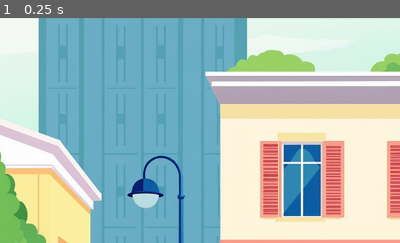
Above: before the commit, frame 1.
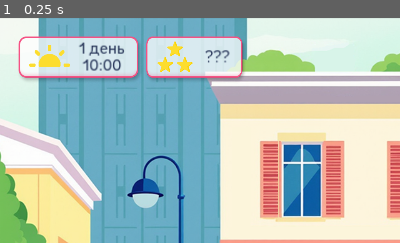
Above: after the commit, the same moment.

Repository: EkaterinaKugot/CozyCup
Game: Godot game, scene res://scenes/menu.tscn
Two runs of this game, one before a commit and one after it. Both use one fixed random seed, a clock stepped at 60 frames per second and the inputs below.
Inputs:
- Up to frame 1 (0.25 s): no input
The pictures show only the part of the screen within x 0-50%, y 0-50%; the shares and areas given below are measured in that part.

The runs differ from the first frame. In frame 1, 9.8% of the frame differs, in the area x 4-61%, y 8-28%.

Commit message:
Added panels with information

Diff:
--- /dev/null
+++ b/assets/themes/label.tres
@@ -0,0 +1,8 @@
+[gd_resource type="Theme" load_steps=2 format=3 uid="uid://c4tabrpgy32o7"]
+
+[ext_resource type="FontFile" uid="uid://uai4bjll1pc1" path="res://assets/fonts/Moderustic-Regular.ttf" id="1_y3r8a"]
+
+[resource]
+Label/colors/font_color = Color(0.12549, 0.180392, 0.321569, 1)
+Label/font_sizes/font_size = 24
+Label/fonts/font = ExtResource("1_y3r8a")
--- a/project.godot
+++ b/project.godot
@@ -22,6 +22,10 @@
 window/stretch/mode="canvas_items"
 window/stretch/aspect="expand"
 
+[gui]
+
+theme/custom="res://assets/themes/label.tres"
+
 [rendering]
 
 renderer/rendering_method="mobile"
--- a/scenes/game_elements/hud.tscn
+++ b/scenes/game_elements/hud.tscn
@@ -1,16 +1,18 @@
-[gd_scene load_steps=29 format=3 uid="uid://bprqmeqewkl7i"]
+[gd_scene load_steps=34 format=3 uid="uid://bprqmeqewkl7i"]
 
 [ext_resource type="Script" path="res://scripts/hud.gd" id="1_6ufo0"]
 [ext_resource type="Texture2D" uid="uid://d3o3g53rp42k8" path="res://assets/buttons/ready/Levels-Idle.png" id="2_8o5h3"]
-[ext_resource type="Texture2D" uid="uid://x4elm1wip7g8" path="res://assets/custom_ui/money_part1.png" id="2_inymy"]
-[ext_resource type="FontFile" uid="uid://uai4bjll1pc1" path="res://assets/fonts/Moderustic-Regular.ttf" id="3_bq4e7"]
+[ext_resource type="Texture2D" uid="uid://x4elm1wip7g8" path="res://assets/custom_ui/сurrency_panel1.png" id="2_inymy"]
 [ext_resource type="Texture2D" uid="uid://pe7ut1bglwjh" path="res://assets/buttons/ready/Levels-Click.png" id="3_ov3og"]
-[ext_resource type="Texture2D" uid="uid://c65w4lmqn7u0" path="res://assets/custom_ui/money_part2.png" id="3_u1a13"]
+[ext_resource type="Texture2D" uid="uid://c65w4lmqn7u0" path="res://assets/custom_ui/сurrency_panel2.png" id="3_u1a13"]
 [ext_resource type="Texture2D" uid="uid://c51t6ui5sjq7g" path="res://assets/icons/wallet.png" id="4_2nyt5"]
 [ext_resource type="PackedScene" uid="uid://dg81uujaakw1n" path="res://scenes/game_elements/dropping_menu.tscn" id="4_arens"]
 [ext_resource type="Texture2D" uid="uid://cqmve1yby7eg0" path="res://assets/icons/diamond.png" id="6_difm8"]
 [ext_resource type="Texture2D" uid="uid://bmjw6bkfnvbtb" path="res://assets/buttons/ready/add_diamod_idle.png" id="7_rqvsb"]
 [ext_resource type="Texture2D" uid="uid://bpiorlx61fb4q" path="res://assets/buttons/ready/add_diamod_click.png" id="8_dp3d2"]
+[ext_resource type="Texture2D" uid="uid://bqmkjylljvhev" path="res://assets/custom_ui/info_panel.png" id="11_hyohb"]
+[ext_resource type="Texture2D" uid="uid://y5yhdnbf6odf" path="res://assets/icons/sunset.png" id="12_dme7n"]
+[ext_resource type="Texture2D" uid="uid://tq1ahgjbl5vn" path="res://assets/icons/rating.png" id="12_owken"]
 
 [sub_resource type="StyleBoxEmpty" id="StyleBoxEmpty_pmesg"]
 
@@ -63,6 +65,17 @@
 Button/styles/hover = SubResource("StyleBoxTexture_2316s")
 Button/styles/normal = SubResource("StyleBoxTexture_svkye")
 Button/styles/pressed = SubResource("StyleBoxTexture_qe4fl")
+
+[sub_resource type="StyleBoxTexture" id="StyleBoxTexture_onpss"]
+texture = ExtResource("11_hyohb")
+expand_margin_left = 4.0
+expand_margin_top = 3.0
+expand_margin_right = 10.0
+expand_margin_bottom = 11.0
+
+[sub_resource type="StyleBoxEmpty" id="StyleBoxEmpty_wasl2"]
+
+[sub_resource type="StyleBoxEmpty" id="StyleBoxEmpty_kt844"]
 
 [sub_resource type="Animation" id="Animation_fr6rt"]
 length = 0.001
@@ -130,38 +143,40 @@
 grow_vertical = 2
 mouse_filter = 2
 
-[node name="MarginContainer" type="MarginContainer" parent="HeaderControl"]
-layout_mode = 1
-anchors_preset = 10
+[node name="MarginRight" type="MarginContainer" parent="HeaderControl"]
+layout_mode = 1
+anchors_preset = 1
+anchor_left = 1.0
 anchor_right = 1.0
+offset_left = -590.0
 offset_bottom = 132.0
-grow_horizontal = 2
+grow_horizontal = 0
 theme_override_constants/margin_left = 30
 theme_override_constants/margin_top = 30
 theme_override_constants/margin_right = 30
 theme_override_constants/margin_bottom = 30
 
-[node name="Header" type="HBoxContainer" parent="HeaderControl/MarginContainer"]
+[node name="Header" type="HBoxContainer" parent="HeaderControl/MarginRight"]
 layout_mode = 2
 size_flags_horizontal = 8
 size_flags_vertical = 0
 theme_override_constants/separation = 10
 
-[node name="MoneyPanel" type="PanelContainer" parent="HeaderControl/MarginContainer/Header"]
+[node name="MoneyPanel" type="PanelContainer" parent="HeaderControl/MarginRight/Header"]
 custom_minimum_size = Vector2(200, 72)
 layout_mode = 2
 size_flags_horizontal = 8
 size_flags_vertical = 0
 theme_override_styles/panel = SubResource("StyleBoxEmpty_pmesg")
 
-[node name="TextPanel" type="Panel" parent="HeaderControl/MarginContainer/Header/MoneyPanel"]
+[node name="TextPanel" type="Panel" parent="HeaderControl/MarginRight/Header/MoneyPanel"]
 custom_minimum_size = Vector2(160, 61)
 layout_mode = 2
 size_flags_horizontal = 8
 size_flags_vertical = 4
 theme_override_styles/panel = SubResource("StyleBoxTexture_6xf34")
 
-[node name="Label" type="Label" parent="HeaderControl/MarginContainer/Header/MoneyPanel/TextPanel"]
+[node name="Label" type="Label" parent="HeaderControl/MarginRight/Header/MoneyPanel/TextPanel"]
 layout_mode = 1
 anchors_preset = 8
 anchor_left = 0.5
@@ -174,18 +189,15 @@
 offset_bottom = 15.0
 grow_horizontal = 2
 grow_vertical = 2
-theme_override_colors/font_color = Color(0.12549, 0.180392, 0.321569, 1)
-theme_override_fonts/font = ExtResource("3_bq4e7")
-theme_override_font_sizes/font_size = 24
 text = "100"
 
-[node name="IconPanel" type="Panel" parent="HeaderControl/MarginContainer/Header/MoneyPanel"]
+[node name="IconPanel" type="Panel" parent="HeaderControl/MarginRight/Header/MoneyPanel"]
 custom_minimum_size = Vector2(72, 72)
 layout_mode = 2
 size_flags_horizontal = 0
 theme_override_styles/panel = SubResource("StyleBoxTexture_30mh1")
 
-[node name="TextureRect" type="TextureRect" parent="HeaderControl/MarginContainer/Header/MoneyPanel/IconPanel"]
+[node name="TextureRect" type="TextureRect" parent="HeaderControl/MarginRight/Header/MoneyPanel/IconPanel"]
 custom_minimum_size = Vector2(44, 44)
 layout_mode = 1
 anchors_preset = 8
@@ -202,21 +214,21 @@
 texture = ExtResource("4_2nyt5")
 expand_mode = 1
 
-[node name="DiamondPanel" type="PanelContainer" parent="HeaderControl/MarginContainer/Header"]
+[node name="DiamondPanel" type="PanelContainer" parent="HeaderControl/MarginRight/Header"]
 custom_minimum_size = Vector2(210, 72)
 layout_mode = 2
 size_flags_horizontal = 8
 size_flags_vertical = 0
 theme_override_styles/panel = SubResource("StyleBoxEmpty_pmesg")
 
-[node name="TextPanel" type="Panel" parent="HeaderControl/MarginContainer/Header/DiamondPanel"]
+[node name="TextPanel" type="Panel" parent="HeaderControl/MarginRight/Header/DiamondPanel"]
 custom_minimum_size = Vector2(170, 61)
 layout_mode = 2
 size_flags_horizontal = 4
 size_flags_vertical = 4
 theme_override_styles/panel = SubResource("StyleBoxTexture_6xf34")
 
-[node name="Label" type="Label" parent="HeaderControl/MarginContainer/Header/DiamondPanel/TextPanel"]
+[node name="Label" type="Label" parent="HeaderControl/MarginRight/Header/DiamondPanel/TextPanel"]
 layout_mode = 1
 anchors_preset = 8
 anchor_left = 0.5
@@ -229,19 +241,16 @@
 offset_bottom = 15.0
 grow_horizontal = 2
 grow_vertical = 2
-theme_override_colors/font_color = Color(0.12549, 0.180392, 0.321569, 1)
-theme_override_fonts/font = ExtResource("3_bq4e7")
-theme_override_font_sizes/font_size = 24
 text = "30
 "
 
-[node name="IconPanel" type="Panel" parent="HeaderControl/MarginContainer/Header/DiamondPanel"]
+[node name="IconPanel" type="Panel" parent="HeaderControl/MarginRight/Header/DiamondPanel"]
 custom_minimum_size = Vector2(72, 72)
 layout_mode = 2
 size_flags_horizontal = 0
 theme_override_styles/panel = SubResource("StyleBoxTexture_30mh1")
 
-[node name="TextureRect" type="TextureRect" parent="HeaderControl/MarginContainer/Header/DiamondPanel/IconPanel"]
+[node name="TextureRect" type="TextureRect" parent="HeaderControl/MarginRight/Header/DiamondPanel/IconPanel"]
 custom_minimum_size = Vector2(44, 44)
 layout_mode = 1
 anchors_preset = 8
@@ -258,24 +267,147 @@
 texture = ExtResource("6_difm8")
 expand_mode = 1
 
-[node name="Button" type="Button" parent="HeaderControl/MarginContainer/Header/DiamondPanel"]
+[node name="Button" type="Button" parent="HeaderControl/MarginRight/Header/DiamondPanel"]
 custom_minimum_size = Vector2(44, 44)
 layout_mode = 2
 size_flags_horizontal = 8
 size_flags_vertical = 4
 theme = SubResource("Theme_fqo6a")
 
-[node name="Control" type="Control" parent="HeaderControl/MarginContainer/Header"]
+[node name="Control" type="Control" parent="HeaderControl/MarginRight/Header"]
 custom_minimum_size = Vector2(5, 0)
 layout_mode = 2
 size_flags_horizontal = 4
 
-[node name="DropMenu" type="Button" parent="HeaderControl/MarginContainer/Header"]
+[node name="DropMenu" type="Button" parent="HeaderControl/MarginRight/Header"]
 custom_minimum_size = Vector2(85, 72)
 layout_mode = 2
 size_flags_horizontal = 8
 size_flags_vertical = 0
 theme = SubResource("Theme_gkvka")
+
+[node name="MarginLeft" type="MarginContainer" parent="HeaderControl"]
+layout_mode = 1
+offset_right = 40.0
+offset_bottom = 40.0
+theme_override_constants/margin_left = 30
+theme_override_constants/margin_top = 30
+theme_override_constants/margin_right = 30
+theme_override_constants/margin_bottom = 30
+
+[node name="HBoxContainer" type="HBoxContainer" parent="HeaderControl/MarginLeft"]
+layout_mode = 2
+size_flags_horizontal = 0
+size_flags_vertical = 0
+theme_override_constants/separation = 15
+
+[node name="DateTimePanel" type="PanelContainer" parent="HeaderControl/MarginLeft/HBoxContainer"]
+custom_minimum_size = Vector2(190, 65)
+layout_mode = 2
+size_flags_horizontal = 0
+size_flags_vertical = 0
+theme_override_styles/panel = SubResource("StyleBoxTexture_onpss")
+
+[node name="IconPanel" type="Panel" parent="HeaderControl/MarginLeft/HBoxContainer/DateTimePanel"]
+custom_minimum_size = Vector2(85, 65)
+layout_mode = 2
+size_flags_horizontal = 0
+size_flags_vertical = 4
+theme_override_styles/panel = SubResource("StyleBoxEmpty_wasl2")
+
+[node name="TextureRect" type="TextureRect" parent="HeaderControl/MarginLeft/HBoxContainer/DateTimePanel/IconPanel"]
+custom_minimum_size = Vector2(72, 72)
+layout_mode = 1
+anchors_preset = 6
+anchor_left = 1.0
+anchor_top = 0.5
+anchor_right = 1.0
+anchor_bottom = 0.5
+offset_left = -72.0
+offset_top = -36.0
+offset_bottom = 36.0
+grow_horizontal = 0
+grow_vertical = 2
+size_flags_horizontal = 0
+size_flags_vertical = 4
+texture = ExtResource("12_dme7n")
+expand_mode = 1
+
+[node name="TextContainer" type="VBoxContainer" parent="HeaderControl/MarginLeft/HBoxContainer/DateTimePanel"]
+custom_minimum_size = Vector2(113, 65)
+layout_mode = 2
+size_flags_horizontal = 8
+size_flags_vertical = 4
+theme_override_constants/separation = -10
+
+[node name="Day" type="Label" parent="HeaderControl/MarginLeft/HBoxContainer/DateTimePanel/TextContainer"]
+layout_mode = 2
+size_flags_horizontal = 4
+size_flags_vertical = 6
+text = "1 день"
+
+[node name="Time" type="Label" parent="HeaderControl/MarginLeft/HBoxContainer/DateTimePanel/TextContainer"]
+layout_mode = 2
+size_flags_horizontal = 4
+size_flags_vertical = 6
+text = "10:00"
+
+[node name="RatingPanel" type="PanelContainer" parent="HeaderControl/MarginLeft/HBoxContainer"]
+custom_minimum_size = Vector2(150, 65)
+layout_mode = 2
+size_flags_horizontal = 0
+size_flags_vertical = 0
+theme_override_styles/panel = SubResource("StyleBoxTexture_onpss")
+
+[node name="IconPanel" type="Panel" parent="HeaderControl/MarginLeft/HBoxContainer/RatingPanel"]
+custom_minimum_size = Vector2(75, 60)
+layout_mode = 2
+size_flags_horizontal = 0
+size_flags_vertical = 4
+theme_override_styles/panel = SubResource("StyleBoxEmpty_wasl2")
+
+[node name="TextureRect" type="TextureRect" parent="HeaderControl/MarginLeft/HBoxContainer/RatingPanel/IconPanel"]
+custom_minimum_size = Vector2(60, 60)
+layout_mode = 1
+anchors_preset = 6
+anchor_left = 1.0
+anchor_top = 0.5
+anchor_right = 1.0
+anchor_bottom = 0.5
+offset_left = -60.0
+offset_top = -30.0
+offset_bottom = 30.0
+grow_horizontal = 0
+grow_vertical = 2
+size_flags_horizontal = 0
+size_flags_vertical = 4
+texture = ExtResource("12_owken")
+expand_mode = 1
+
+[node name="TextPanel" type="Panel" parent="HeaderControl/MarginLeft/HBoxContainer/RatingPanel"]
+custom_minimum_size = Vector2(75, 65)
+layout_mode = 2
+size_flags_horizontal = 8
+size_flags_vertical = 4
+theme_override_styles/panel = SubResource("StyleBoxEmpty_kt844")
+
+[node name="Day" type="Label" parent="HeaderControl/MarginLeft/HBoxContainer/RatingPanel/TextPanel"]
+layout_mode = 1
+anchors_preset = 8
+anchor_left = 0.5
+anchor_top = 0.5
+anchor_right = 0.5
+anchor_bottom = 0.5
+offset_left = -18.0
+offset_top = -15.0
+offset_right = 18.0
+offset_bottom = 15.0
+grow_horizontal = 2
+grow_vertical = 2
+size_flags_horizontal = 4
+size_flags_vertical = 6
+text = "???
+"
 
 [node name="AnimationPlayer" type="AnimationPlayer" parent="."]
 reset_on_save = false
--- a/scripts/hud.gd
+++ b/scripts/hud.gd
@@ -1,6 +1,6 @@
 extends CanvasLayer
 
-@onready var drop_menu = $HeaderControl/MarginContainer/Header/DropMenu as Button
+@onready var drop_menu = $HeaderControl/MarginRight/Header/DropMenu as Button
 @onready var elements_menu = $DroppingMenu
 @onready var animation_elements_menu = $AnimationPlayer
 
Binary file added: assets/custom_ui/info_panel.png
Not shown, changed: assets/custom_ui/info_panel.png.import
Binary file removed: assets/custom_ui/money.png
Renamed: assets/custom_ui/money_part1.png -> assets/custom_ui/сurrency_panel1.png
Not shown, added: assets/custom_ui/сurrency_panel1.png.import
Renamed: assets/custom_ui/money_part2.png -> assets/custom_ui/сurrency_panel2.png
Not shown, changed: assets/custom_ui/сurrency_panel2.png.import
Binary file changed: assets/icons/sunset.png
